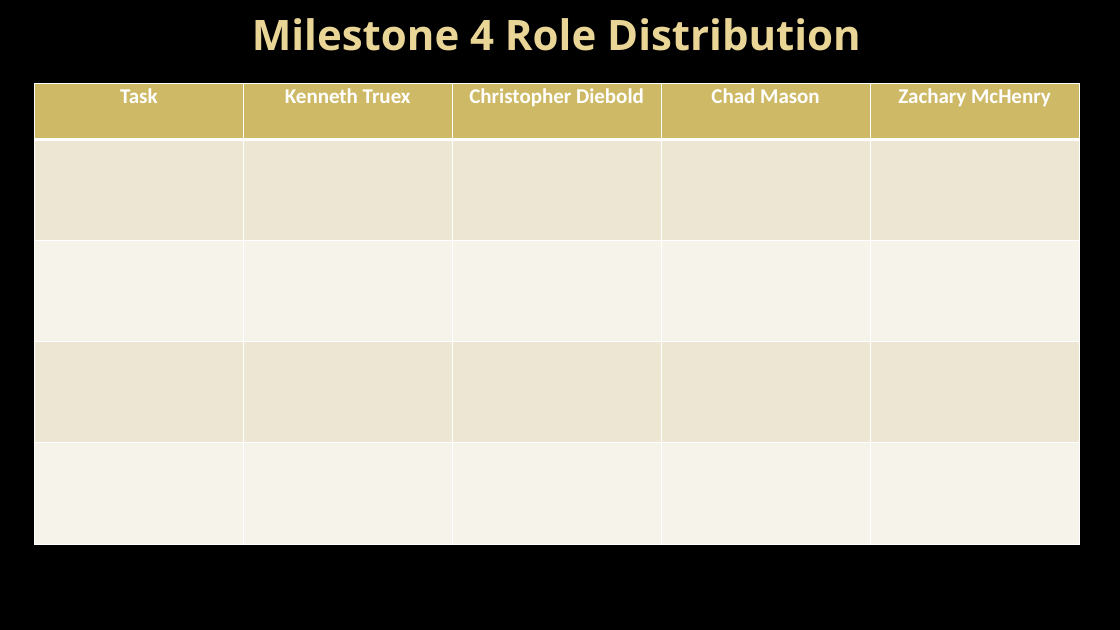
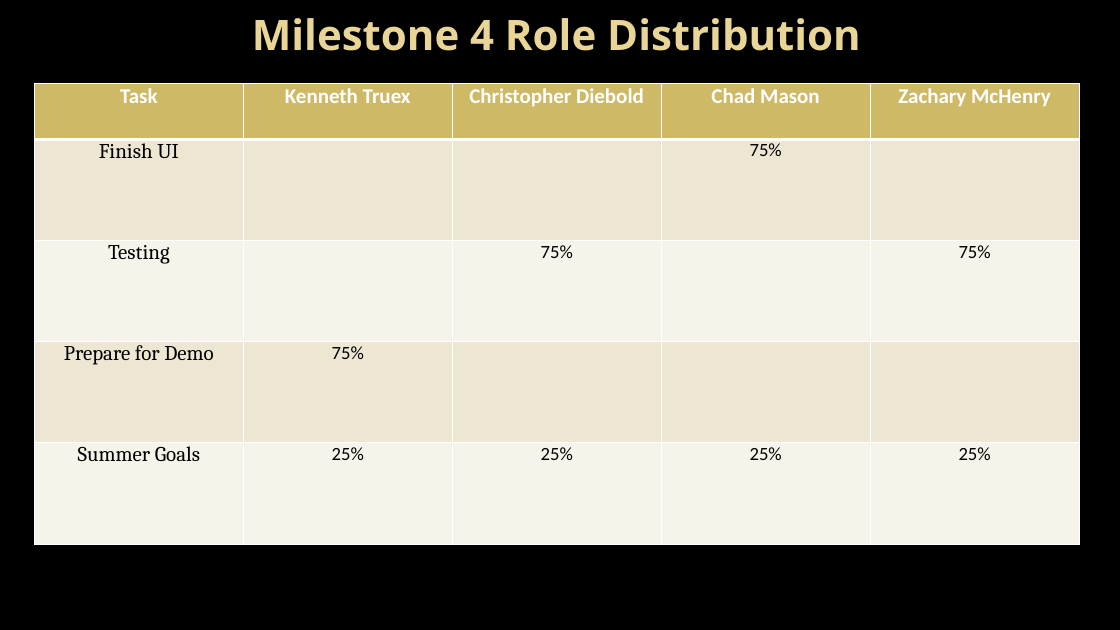
Before and after one commit to Topgun122104/SeniorProj, a slide deck: slide 11 of Documents/Presentations/Milestone 3 presentation.pptx. Drawn at 1120x630 pixels with LibreOffice and Linux fonts; fonts in the diff are those of the drawing; background and template pictures are left out. Boxes give left, top, right and bottom in pixels: in the first picture for what was removed or moved away, otherwise in the second. Text is boxed around its words. In the diff, an @@ line names an element or a change of style, - is before the commit and + after.

```diff
--- a/Documents/Presentations/Milestone 3 presentation.pptx
+++ b/Documents/Presentations/Milestone 3 presentation.pptx
@@ table at (x1=34, y1=84, x2=1081, y2=544) @@
-row 2, column 1: 
+row 2, column 1: Finish UI
-row 2, column 4: 
+row 2, column 4: 75%
-row 3:  |  |  |  | 
+row 3: Testing |  | 75% |  | 75%
-row 4, column 1: 
+row 4, column 1: Prepare for Demo
-row 4, column 2: 
+row 4, column 2: 75%
-row 5:  |  |  |  | 
+row 5: Summer Goals | 25% | 25% | 25% | 25%
```
Also in this commit, not shown: 3 other slides changed.
